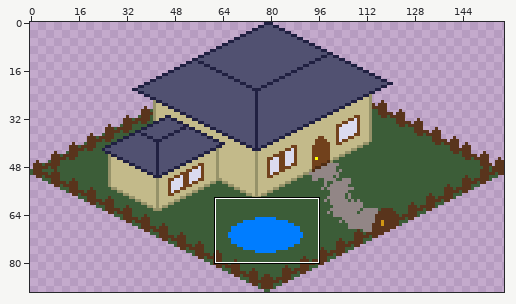
A sprite sheet gets an edit: sprite/maison2.png. Above: a wide view before the commit, with the close-up outlined.
Close-up. First the earlier version:
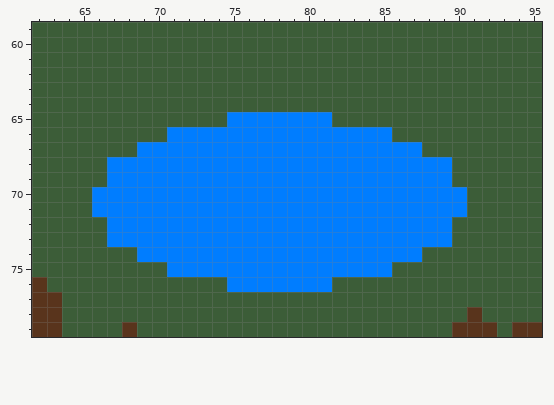
The file is 158x150 pixels. Colours within 5 levels of each other are drawn and written as one. Shown: x 62..95, y 59..79. The old version is drawn lined up with the new one, on the new canvas. The commit also changed other parts of the picture, which this record leaves out.
New version:
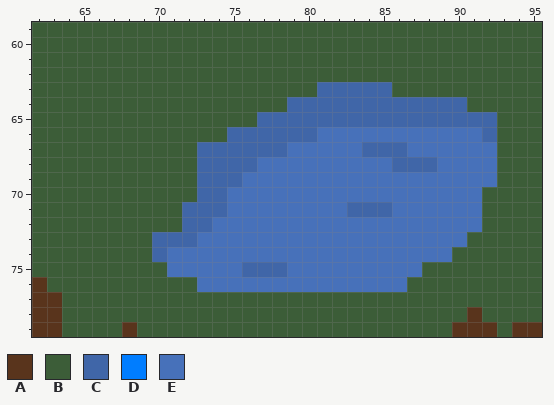
Palette (. is transparent): A #59341c  B #3c5d38  C #4066a8  D #007dff  E #4771ba
The exact change:
canvas 158x150 -> 158x90, the old top-left corner now at 0,-60 (the part of the old canvas that was cut away was empty and is not shown)
Colour D gives way to colour B in row 65 at x 75 to 76; in row 66 at x 71 to 74; in row 67 at x 69 to 72; in rows 68 to 69 at x 67 to 72; in row 70 at x 66 to 72; in row 71 at x 66 to 71.
Colour D gives way to colour B in row 72 at x 67 to 71; in row 73 at x 67 to 69; in row 74 at x 69.
Colour B gives way to colour C in row 63 at x 81 to 85; in row 64 at x 79 to 90; in row 65 at x 82 to 92; in row 66 at x 92.
Colour D gives way to colour C in row 65 at x 77 to 81; in row 66 at x 75 to 80; in row 67 at x 73 to 78 and 84 to 86; in row 68 at x 73 to 76 and 86 to 88; in row 69 at x 73 to 75; in row 70 at x 73 to 74.
Colour D gives way to colour C in row 71 at x 72 to 74 and 83 to 85; in row 72 at x 72 to 73; in row 73 at x 70 to 72; in row 74 at x 70; in row 75 at x 76 to 78.
Colour B gives way to colour E in row 66 at x 86 to 91; in row 67 at x 88 to 92; in rows 68 to 69 at x 90 to 92; in rows 70 to 71 at x 91; in row 72 at x 90 to 91; in row 73 at x 90.
Colour B gives way to colour E in row 74 at x 88 to 89; in row 75 at x 86 to 87; in row 76 at x 73 to 74 and 82 to 86.
Colour D gives way to colour E in row 66 at x 81 to 85; in row 67 at x 79 to 83 and 87; in row 68 at x 77 to 85 and 89; in row 69 at x 76 to 89; in row 70 at x 75 to 90; in row 71 at x 75 to 82 and 86 to 90.
Colour D gives way to colour E in row 72 at x 74 to 89; in row 73 at x 73 to 89; in row 74 at x 71 to 87; in row 75 at x 71 to 75 and 79 to 85; in row 76 at x 75 to 81.
